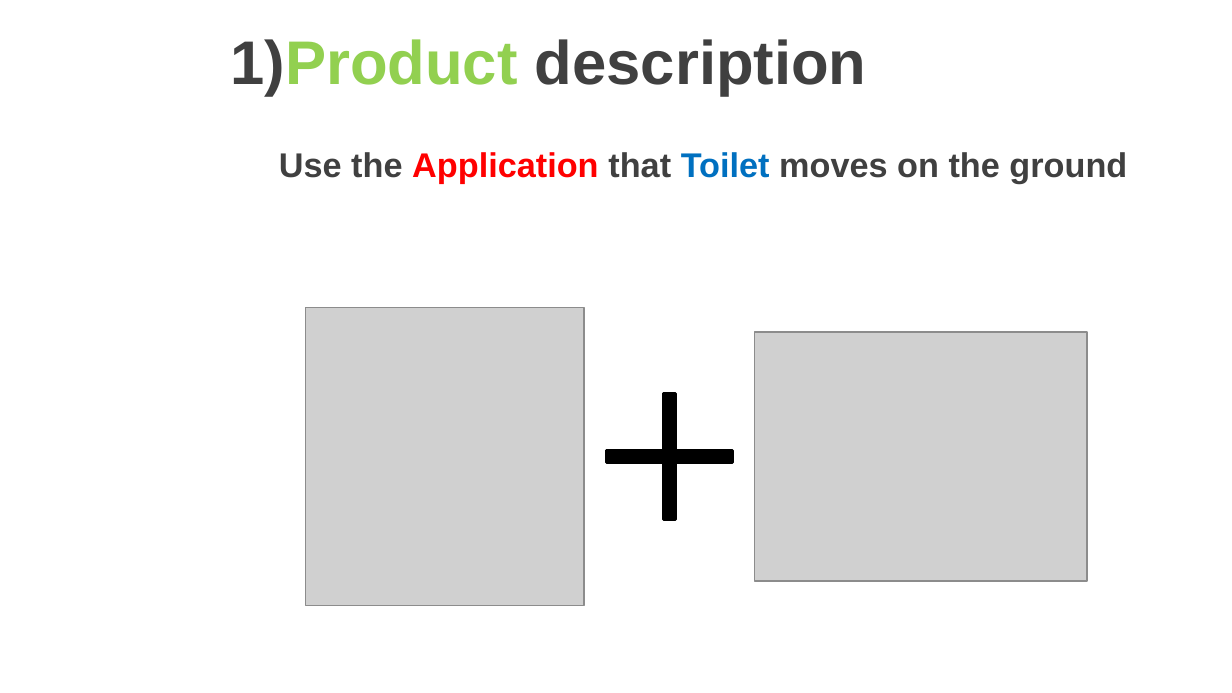
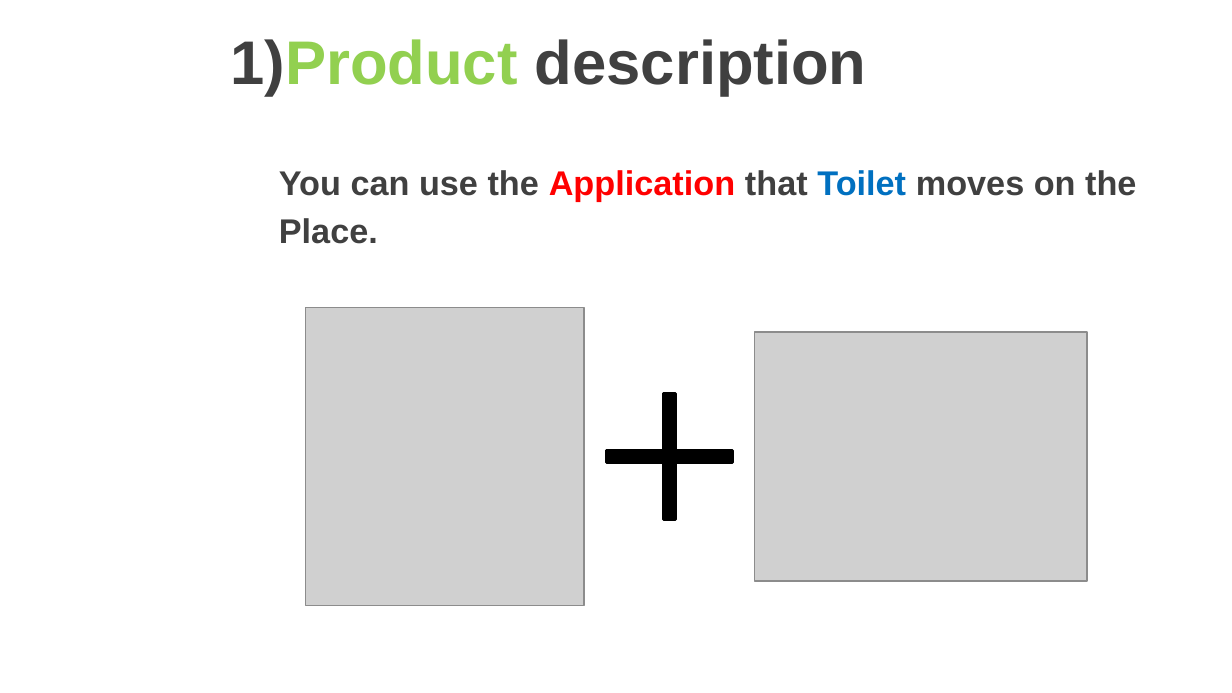
Before and after one commit to SWGO-1819/test, a slide deck: slide 3 of 영어 말하기 ppt.pptx. Drawn at 1232x693 pixels with LibreOffice and Linux fonts; fonts in the diff are those of the drawing; grey boxes stand for pictures; background and template pictures are left out. Boxes give left, top, right and bottom in pixels: in the first picture for what was removed or moved away, otherwise in the second. Text is boxed around its words. In the diff, an @@ line names an element or a change of style, - is before the commit and + after.

```diff
--- a/영어 말하기 ppt.pptx
+++ b/영어 말하기 ppt.pptx
@@ text at (279, 170, 1136, 244): text changed @@
-Use the Application that Toilet moves on the ground
+You can use the Application that Toilet moves on the
+Place.
```
Also in this commit, not shown: 2 other slides changed.
